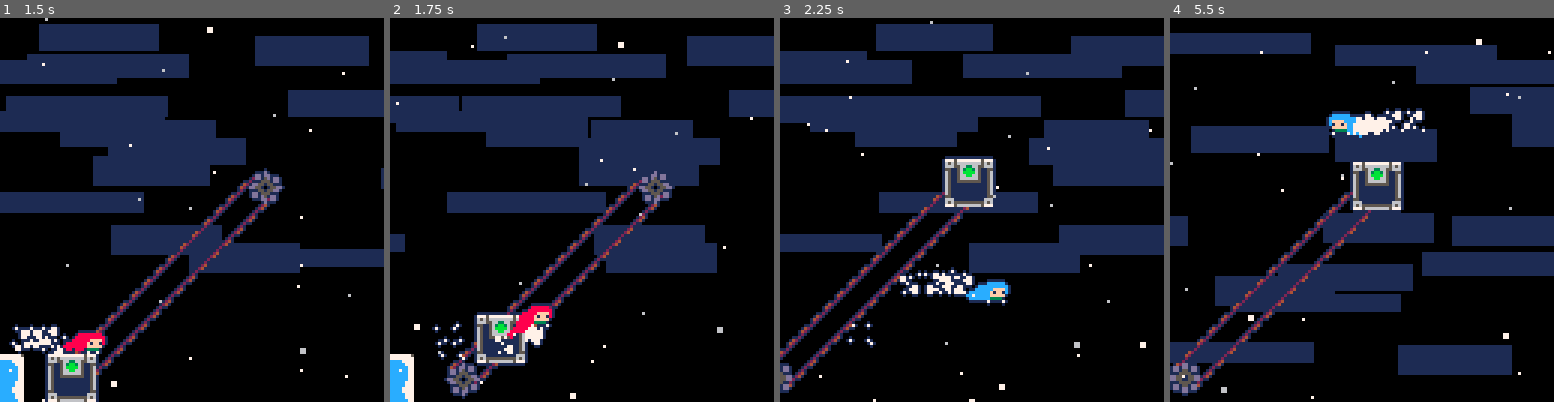
Above: before the commit, frames 1-4 (left to right).
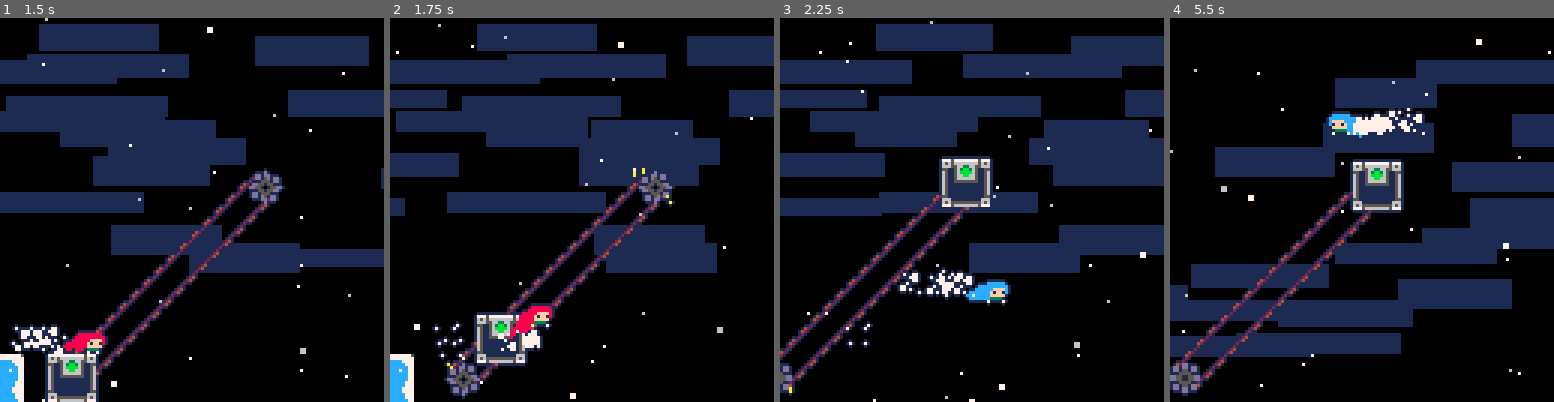
Above: after the commit, the same moments.

Repository: CelesteClassic/newleste.p8
Game: PICO-8 cartridge city.p8
Two runs of this game, one before a commit and one after it. Both use one fixed random seed, a clock stepped at 60 frames per second and the inputs below.
Inputs:
- Up to frame 1 (1.5 s): tap X (X key) at 0.33, 1.07 s; tap O (Z key) at 0.7 s
- Up to frame 2 (1.75 s): hold Right from 1.6 s (still down); tap O (Z key) at 1.7 s
- Up to frame 3 (2.25 s): tap X (X key) at 1.85 s; release Right at 2.1 s; tap O (Z key) at 2.1 s; hold Up from 2.15 s (still down)
- Up to frame 4 (5.5 s): release Up at 2.42 s; hold Right 2.47-3.03 s; tap O (Z key) every 0.4 s from 2.5 to 5.3 s; tap X (X key) at 2.97, 4.08, 5.2 s; hold Left 3.08-3.58 s; hold Down 3.63-3.97 s; hold Right 4.02-4.68 s; hold Up 4.73-5.03 s; hold Left from 5.08 s (still down)

Frame 1 is identical in both runs. In frame 2, 2.8% of the frame differs, in the area x 0-75%, y 1-92%; in frame 3, 7.4%; in frame 4, 34%, in the area x 0-100%, y 3-100%.

Commit message:
zipper gear particles

Diff:
--- a/city.p8
+++ b/city.p8
@@ -706,6 +706,7 @@
     this.break_timer,this.death_timer=0,0
     this.start=vector(this.x,this.y)
     this.ang=0
+    this.particles={}
   end,
   end_init=function(this)
     for o in all(objects) do
@@ -742,6 +743,37 @@
       local accel,maxspeed,shake,target
       if this.state==1 then
         accel,maxspeed,shake,target=0.5,6,6,this.target
+
+        --create particles
+        -- this is really bad token wise, and can be optimized, but idc for now
+        local c1x=this.start.x+this.hitbox.w/2-0.5
+        local c1y=this.start.y+7.5
+        local c2x=this.target.x+this.hitbox.w/2-0.5
+        local c2y=this.target.y+7.5
+        cang=atan2(c1x-c2x,c1y-c2y)
+
+        local r=6
+        ox,oy=r*cos(0.25+cang),r*sin(0.25+cang)
+        --line(c1x,c1y,c2x,c2y,8)
+        if rnd()<0.8 then
+          local cx,cy
+          if rnd()<0.5 then
+            cx,cy=c1x,c1y
+          else
+            cx,cy=c2x,c2y
+          end
+          if rnd()<0.5 then
+            ox*=-1
+            oy*=-1
+          end
+          add(this.particles,{
+            x=cx+ox+rnd(3)-1,
+            y=cy+oy+rnd(3)-1,
+            dx=ox*rnd(0.05),
+            dy=oy*rnd(0.05),
+            d=10
+          })
+        end
       else
         accel,maxspeed,shake,target=0.2,-1,4,this.start
       end
@@ -758,6 +790,16 @@
     if this.shake>0 then
       this.shake-=1
     end
+
+    --update particles
+    for p in all(this.particles) do
+      p.x+=p.dx
+      p.y+=p.dy
+      p.d-=1
+      if p.d<0 then
+        del(this.particles,p)
+      end
+    end
   end,
   draw=function(this)
 
@@ -772,6 +814,7 @@
     local r=4.5
     ox,oy=r*cos(0.25+cang),r*sin(0.25+cang)
     --line(c1x,c1y,c2x,c2y,8)
+    --pset(c1x+ox/r*(r+6),c1y+oy/r*(r+6),9)
 
     c1x+=1*sin(0.25+cang)
     c1y-=1*cos(0.25+cang)
@@ -799,7 +842,10 @@
     spr_r(71,this.start.x+this.hitbox.w/2-8,this.start.y,this.ang)
     spr_r(71,this.target.x+this.hitbox.w/2-8,this.target.y,this.ang)
 
-
+    --particles
+    for p in all(this.particles) do
+      pset(p.x,p.y,10)
+    end
 
     local x,y=this.x,this.y
     if this.shake>0 then
